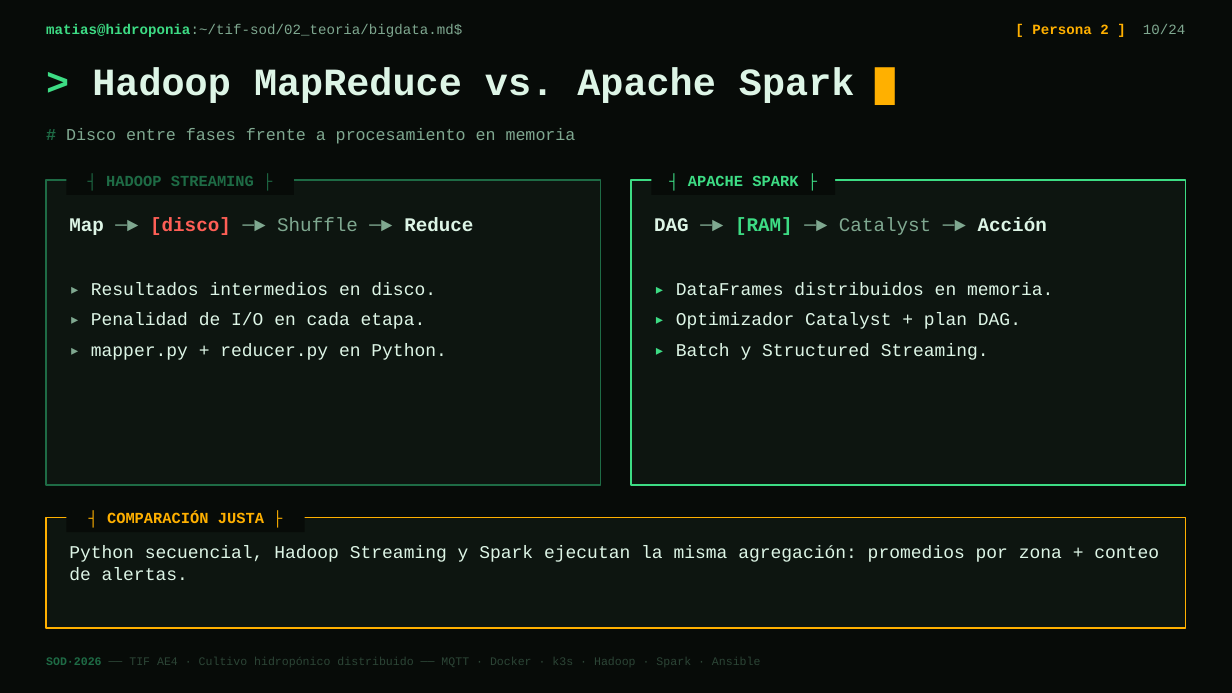
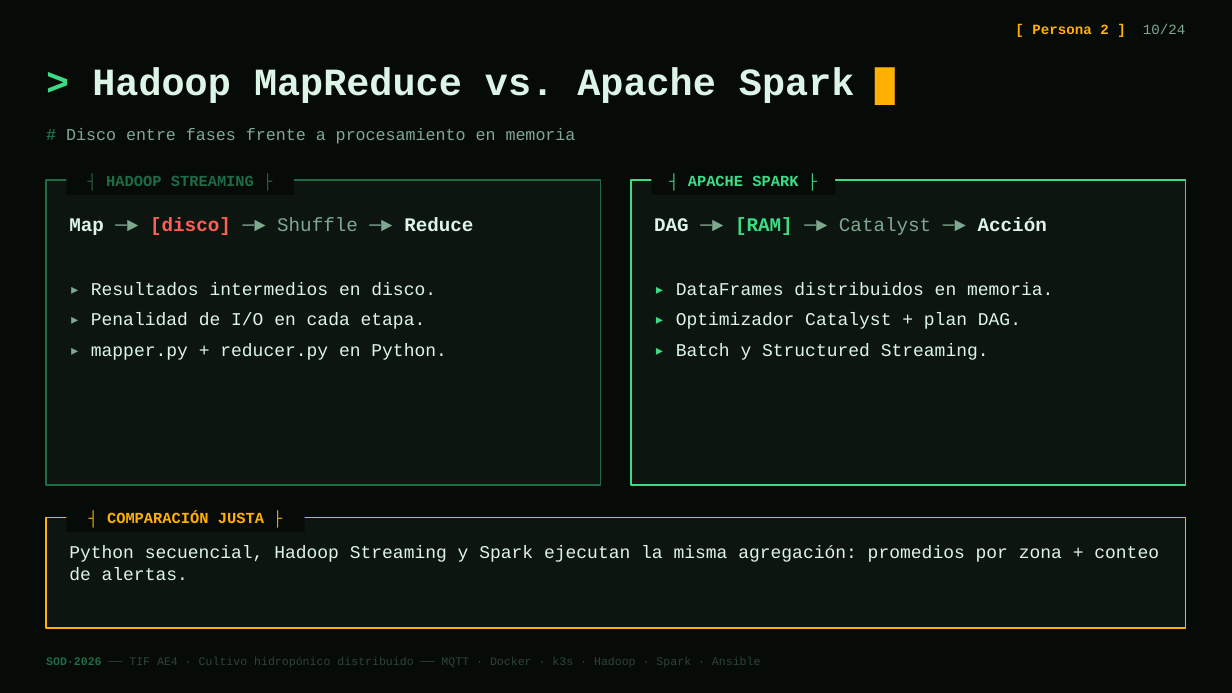
Before and after one commit to MatiasCarlsson/SOD, a slide deck: slide 10 of docs/Presentacion_TIF_SOD_2026.pptx. Drawn at 1232x693 pixels with LibreOffice and Linux fonts; fonts in the diff are those of the drawing; background and template pictures are left out. Boxes give left, top, right and bottom in pixels: in the first picture for what was removed or moved away, otherwise in the second. Text is boxed around its words. In the diff, an @@ line names an element or a change of style, - is before the commit and + after.

```diff
--- a/docs/Presentacion_TIF_SOD_2026.pptx
+++ b/docs/Presentacion_TIF_SOD_2026.pptx
@@ text removed at box(46, 24, 462, 37) @@
-matias@hidroponia:~/tif-sod/02_teoria/bigdata.md$
```
Also in this commit, not shown: 23 other slides changed, 2 other files.
